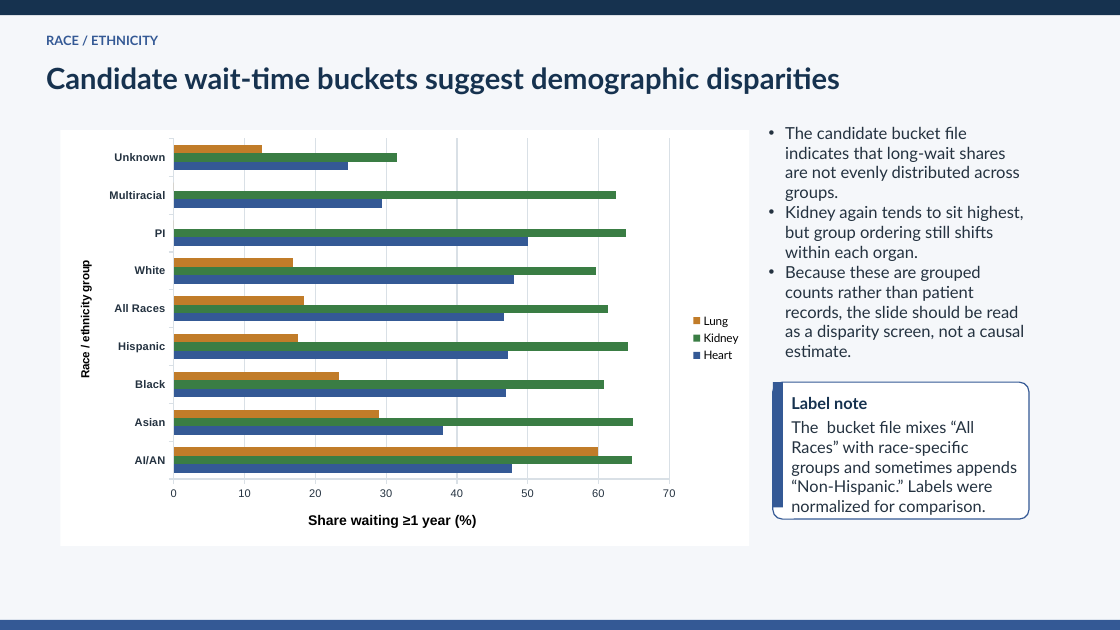
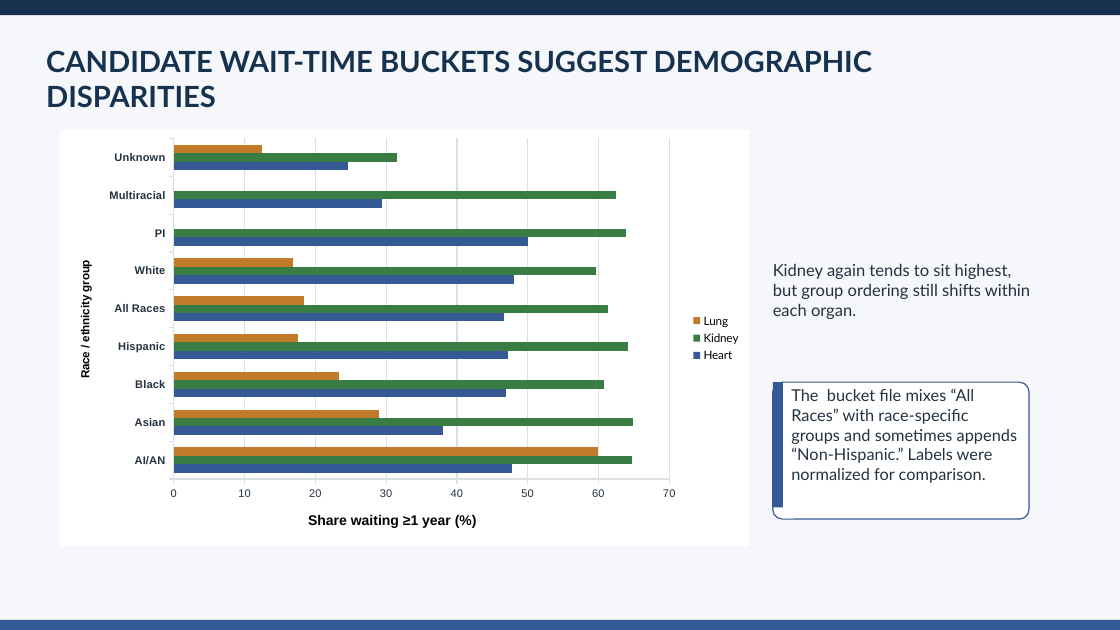
Before and after one commit to ansonrk/Capstone-DA16, a slide deck: slide 13 of DASHBOARD/transplant_equity_capstone_MVP.pptx. Drawn at 1120x630 pixels with LibreOffice and Linux fonts; fonts in the diff are those of the drawing. Boxes give left, top, right and bottom in pixels: in the first picture for what was removed or moved away, otherwise in the second. Text is boxed around its words. In the diff, an @@ line names an element or a change of style, - is before the commit and + after.

```diff
--- a/DASHBOARD/transplant_equity_capstone_MVP.pptx
+++ b/DASHBOARD/transplant_equity_capstone_MVP.pptx
@@ text at (46, 50, 872, 108): text changed @@
-Candidate wait-time buckets suggest demographic disparities
+CANDIDATE WAIT-TIME BUCKETS SUGGEST DEMOGRAPHIC DISPARITIES
@@ text removed at (46, 35, 158, 45) @@
-RACE / ETHNICITY
@@ text at (785, 126, 1019, 201): paragraph removed @@
-• The candidate bucket file indicates that long-wait shares are not evenly distributed across groups.
@@ text "Kidney again tends to sit ...": place and size @@
-text "Kidney again tends to sit ..." at (785, 126, 1025, 357)
+text "Kidney again tends to sit ..." at (773, 263, 1030, 319)
@@ text "Kidney again tends to sit ..." at (773, 263, 1030, 319): bullet • to none @@
@@ text at (785, 265, 1025, 357): paragraph removed @@
-• Because these are grouped counts rather than patient records, the slide should be read as a disparity screen, not a causal estimate.
@@ text "The bucket file mixes “All ...": place and size @@
-text "The bucket file mixes “All ..." at (791, 420, 1017, 515)
+text "The bucket file mixes “All ..." at (791, 388, 1017, 483)
@@ text removed at (791, 397, 867, 409) @@
-Label note
```
Also in this commit, not shown: 14 other slides changed, 6 slides added, 3 slides removed, 1 other file.
